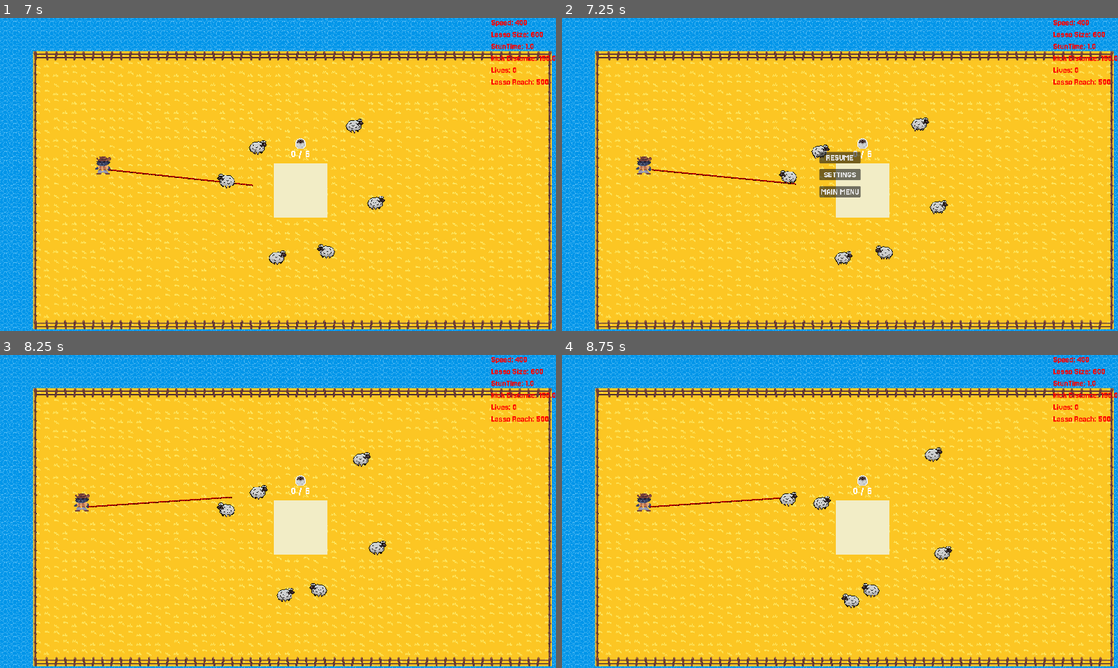
Above: before the commit, frames 1-4 (two rows, left to right).
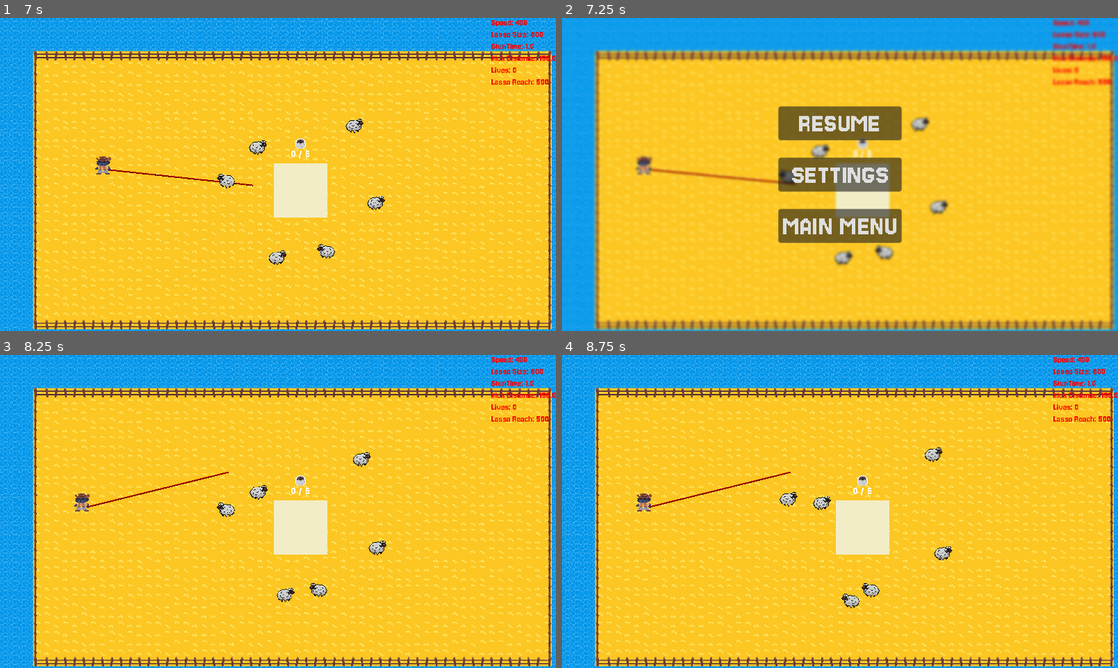
Above: after the commit, the same moments.

Repository: kinghos/GMTK-Game-Jam-2025
Game: Godot game, scene res://scenes/ui/title_screen.tscn
Same seed, same stepped clock (60 frames per second), same inputs: the game is played once before the commit and once after it.
Inputs (mouse positions are in pixels of both pictures, inside the frame that each line leads up to):
- Up to frame 1 (7 s): click "PLAY" at 0.5 s; click (528, 305) at 1.25 s; click (528, 305) at 2 s; click (533, 309) at 2.75 s; move the mouse to (400, 158) at 3.52 s; hold Right (Right) 3.53-4.28 s; hold Space (Kick) 3.53-4.28 s; click (400, 158) at 3.67 s; move the mouse to (166, 190) at 4.27 s; hold S (Down) 4.28-5.03 s; tap Space (Kick) at 4.35, 5.85 s; move the mouse to (333, 105) at 5.02 s; hold Right (Right) 5.03-5.78 s; hold Space (Kick) 5.03-5.78 s; move the mouse to (250, 237) at 5.77 s; hold Up (Up) 5.78-6.53 s; click (250, 237) at 5.92 s; move the mouse to (300, 190) at 6.52 s; hold Left (Left) from 6.53 s (still down); hold Space (Kick) from 6.53 s (still down); click (300, 190) at 6.67 s
- Up to frame 2 (7.25 s): keep holding Left (Left); keep holding Space (Kick); tap P (Pause) at 7.15 s
- Up to frame 3 (8.25 s): move the mouse to (111, 464) at 7.27 s; release Space (Kick) at 7.28 s; tap Space (Kick) at 7.35 s; release Left (Left) at 8 s; click "RESUME" at 8 s
- Up to frame 4 (8.75 s): no input

Frame 1 is identical in both runs. In frame 2, 24% of the frame differs, in the area x 0-100%, y 0-100%; in frame 3, 0.2%; in frame 4, 0.2%.

Commit message:
pause_menu visual improvements

Diff:
--- a/scenes/ui/pause_menu.tscn
+++ b/scenes/ui/pause_menu.tscn
@@ -6,7 +6,7 @@
 
 [sub_resource type="ShaderMaterial" id="ShaderMaterial_nxavn"]
 shader = ExtResource("2_xceqw")
-shader_parameter/amount = 0.0
+shader_parameter/amount = 2.0
 
 [node name="PauseMenu" type="CanvasLayer"]
 process_mode = 2
@@ -38,12 +38,13 @@
 anchor_top = 0.5
 anchor_right = 0.5
 anchor_bottom = 0.5
-offset_left = -20.0
-offset_top = -20.0
-offset_right = 20.0
-offset_bottom = 20.0
+offset_left = -213.0
+offset_top = -235.5
+offset_right = -71.0
+offset_bottom = -78.5
 grow_horizontal = 2
 grow_vertical = 2
+scale = Vector2(3, 3)
 theme_override_constants/separation = 20
 
 [node name="ResumeButton" type="Button" parent="Control/ButtonContainer"]
